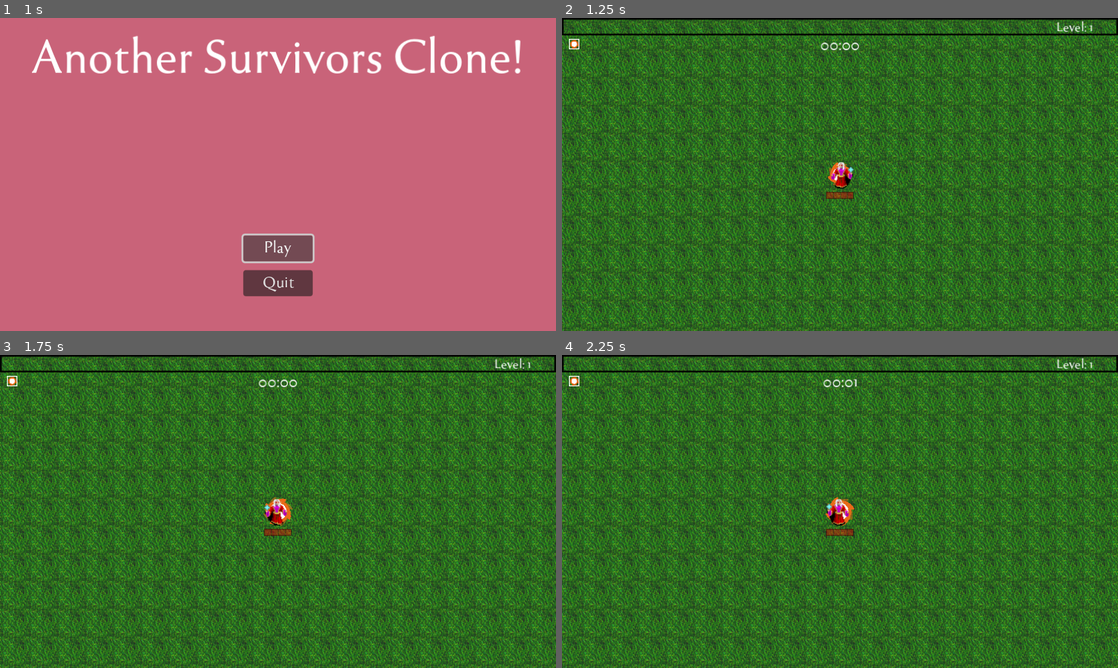
Above: before the commit, frames 1-4 (two rows, left to right).
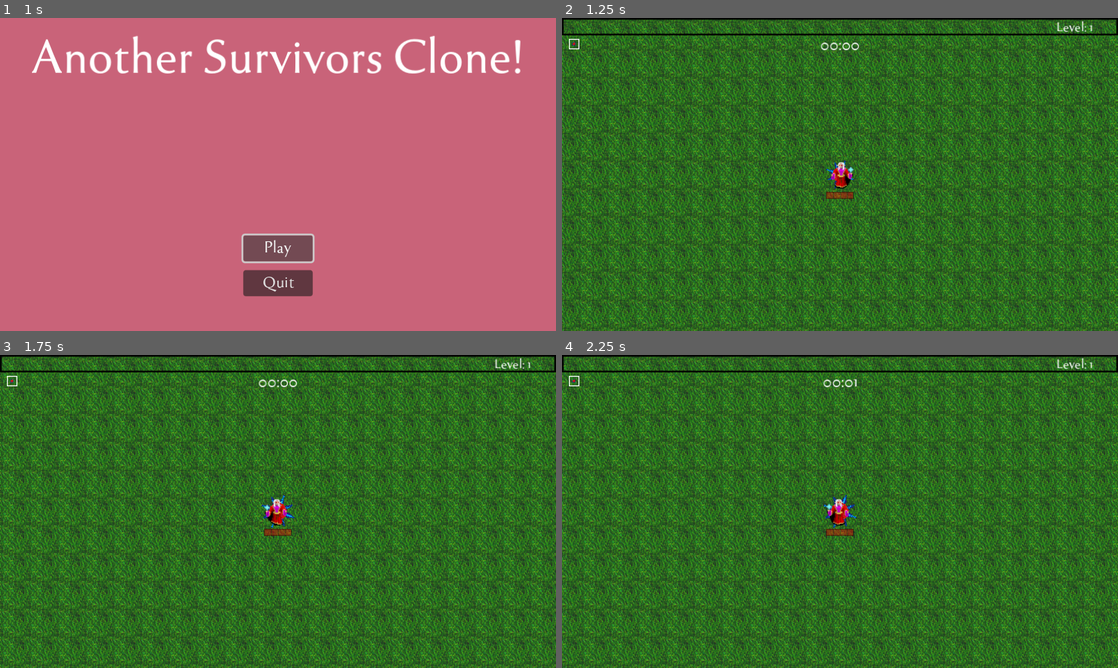
Above: after the commit, the same moments.

Repository: j-v-n/SurvivorsClone
Game: Godot game, scene res://TitleScreen/menu.tscn
The game is run twice, just before and just after one commit, with the same random seed, the same clock (stepped at 60 frames per second) and the same inputs. Sound files missing from this copy of the repository are replaced by a short silence.
Inputs (mouse positions are in pixels of both pictures, inside the frame that each line leads up to):
- Up to frame 1 (1 s): click "Play" at 0.5 s
- Up to frame 2 (1.25 s): no input
- Up to frame 3 (1.75 s): tap Enter at 1.25 s; move the mouse to (400, 495) at 1.27 s; hold D (right) from 1.28 s (still down); click (400, 495) at 1.35 s
- Up to frame 4 (2.25 s): release D (right) at 2 s; drag from (728, 527) to (840, 511) at 2.02 s

Frame 1 is identical in both runs. In frame 2, 0.1% of the frame differs, in the area x 1-53%, y 6-55%; in frame 3, 0.2%, in the area x 1-53%, y 6-56%; in frame 4, 0.2%.

Commit message:
updated spinning disc with new sprite

Diff:
--- a/Player/Attack/spinning_disc.gd
+++ b/Player/Attack/spinning_disc.gd
@@ -33,28 +33,28 @@
 			hp = 999
 			damage = 20
 			knockback_amount = 100
-			attack_size = 1.0 * (1 + player.spell_size)
+			attack_size = 2.0 * (1 + player.spell_size)
 			attack_speed = 5.0 * (1 + player.spell_cooldown)
 
 		2:
 			hp = 999
 			damage = 25
 			knockback_amount = 100
-			attack_size = 1.0 * (1 + player.spell_size)
+			attack_size = 2.0 * (1 + player.spell_size)
 			attack_speed = 5.0 * (1 + player.spell_cooldown)
 
 		3:
 			hp = 999
 			damage = 30
 			knockback_amount = 120
-			attack_size = 1.0 * (1 + player.spell_size)
+			attack_size = 2.0 * (1 + player.spell_size)
 			attack_speed = 5.0 * (1 + player.spell_cooldown)
 
 		4:
 			hp = 999
 			damage = 30
 			knockback_amount = 126
-			attack_size = 1.0 * (1 + player.spell_size)
+			attack_size = 2.0 * (1 + player.spell_size)
 			attack_speed = 5.0 * (1 + player.spell_cooldown)
 
 	attackTimer.wait_time = attack_speed
--- a/Player/Attack/spinning_disc.tscn
+++ b/Player/Attack/spinning_disc.tscn
@@ -1,10 +1,9 @@
 [gd_scene load_steps=7 format=3 uid="uid://bbxvrgxqf1sl8"]
 
-[ext_resource type="Texture2D" uid="uid://e5od0uowa2hn" path="res://Textures/Items/Weapons/disc.png" id="1_4igob"]
 [ext_resource type="Script" path="res://Player/Attack/spinning_disc.gd" id="1_87nhu"]
+[ext_resource type="Texture2D" uid="uid://dxn35rgn3vloq" path="res://Textures/Items/Weapons/spin_disc_v1.png" id="2_41co8"]
 
 [sub_resource type="CircleShape2D" id="CircleShape2D_a6wdq"]
-radius = 20.0
 
 [sub_resource type="Animation" id="Animation_wx6a3"]
 length = 0.001
@@ -15,15 +14,15 @@
 tracks/0/interp = 1
 tracks/0/loop_wrap = true
 tracks/0/keys = {
-"times": PackedFloat32Array(0),
-"transitions": PackedFloat32Array(1),
+"times": PackedFloat32Array(0, 0.001),
+"transitions": PackedFloat32Array(1, 1),
 "update": 0,
-"values": [0.0]
+"values": [0.0, 0.0]
 }
 
 [sub_resource type="Animation" id="Animation_ggbwp"]
 resource_name = "spin"
-length = 0.8
+length = 2.0
 loop_mode = 1
 tracks/0/type = "value"
 tracks/0/imported = false
@@ -32,10 +31,10 @@
 tracks/0/interp = 1
 tracks/0/loop_wrap = true
 tracks/0/keys = {
-"times": PackedFloat32Array(0, 0.2, 0.4, 0.6, 0.8),
-"transitions": PackedFloat32Array(1, 1, 1, 1, 1),
+"times": PackedFloat32Array(0, 0.5, 1, 1.5),
+"transitions": PackedFloat32Array(1, 1, 1, 1),
 "update": 0,
-"values": [0.0, 1.5708, 3.14159, 4.71239, 6.28319]
+"values": [0.0, 1.5708, 3.14159, 4.71239]
 }
 
 [sub_resource type="AnimationLibrary" id="AnimationLibrary_mah6w"]
@@ -54,7 +53,7 @@
 
 [node name="Sprite2D" type="Sprite2D" parent="."]
 scale = Vector2(0.5, 0.5)
-texture = ExtResource("1_4igob")
+texture = ExtResource("2_41co8")
 
 [node name="CollisionShape2D" type="CollisionShape2D" parent="."]
 shape = SubResource("CircleShape2D_a6wdq")
--- a/Player/GUI/item_container.gd
+++ b/Player/GUI/item_container.gd
@@ -4,8 +4,8 @@
 
 func _ready():
 	if upgrade != null:
-		if upgrade in ["disc1", "disc2", "disc3", "disc4"]:
-			$ItemTexture.texture = load(UpgradeDb.UPGRADES[upgrade]["icon"])
-			$ItemTexture.scale = Vector2(0.16, 0.16)
-		else:
-			$ItemTexture.texture = load(UpgradeDb.UPGRADES[upgrade]["icon"])
+		# if upgrade in ["disc1", "disc2", "disc3", "disc4"]:
+		# 	$ItemTexture.texture = load(UpgradeDb.UPGRADES[upgrade]["icon"])
+		# 	$ItemTexture.scale = Vector2(1.5, 1.5)
+		# else:
+		$ItemTexture.texture = load(UpgradeDb.UPGRADES[upgrade]["icon"])
--- a/Utility/item_option.gd
+++ b/Utility/item_option.gd
@@ -4,7 +4,6 @@
 @onready var labelDescription = $label_desc
 @onready var labelLevel = $label_level
 @onready var itemIcon = $ColorRect/ItemIcon
-
 
 
 var mouse_over = false
@@ -15,7 +14,7 @@
 signal selected_upgrade(upgrade)
 
 func _ready():
-	connect("selected_upgrade",Callable(player,"upgrade_character"))
+	connect("selected_upgrade", Callable(player, "upgrade_character"))
 
 	if item == null:
 		item = "food"
@@ -23,11 +22,11 @@
 	labelName.text = UpgradeDb.UPGRADES[item]["displayname"]
 	labelDescription.text = UpgradeDb.UPGRADES[item]["details"]
 	labelLevel.text = UpgradeDb.UPGRADES[item]["level"]
-	if item in ["disc1","disc2","disc3","disc4"]:
-		itemIcon.texture = load(UpgradeDb.UPGRADES[item]["icon"])
-		itemIcon.scale = Vector2(0.35,0.35)
-	else:
-		itemIcon.texture = load(UpgradeDb.UPGRADES[item]["icon"])
+	# if item in ["disc1", "disc2", "disc3", "disc4"]:
+	# 	itemIcon.texture = load(UpgradeDb.UPGRADES[item]["icon"])
+	# 	itemIcon.scale = Vector2(0.5, 0.5)
+	# else:
+	itemIcon.texture = load(UpgradeDb.UPGRADES[item]["icon"])
 
 
 func _input(event):
--- a/Utility/item_option.tscn
+++ b/Utility/item_option.tscn
@@ -2,7 +2,7 @@
 
 [ext_resource type="Script" path="res://Utility/item_option.gd" id="1_i08ou"]
 [ext_resource type="FontFile" uid="uid://bm3i5odnir43l" path="res://Font/tenderness.otf" id="2_7anjc"]
-[ext_resource type="Texture2D" uid="uid://e5od0uowa2hn" path="res://Textures/Items/Weapons/disc.png" id="2_pwq5k"]
+[ext_resource type="Texture2D" uid="uid://dxn35rgn3vloq" path="res://Textures/Items/Weapons/spin_disc_v1.png" id="2_pn2rv"]
 
 [node name="ItemOption" type="ColorRect"]
 custom_minimum_size = Vector2(180, 50)
@@ -34,7 +34,7 @@
 grow_horizontal = 2
 grow_vertical = 2
 scale = Vector2(0.35, 0.35)
-texture = ExtResource("2_pwq5k")
+texture = ExtResource("2_pn2rv")
 
 [node name="label_name" type="Label" parent="."]
 layout_mode = 0
--- a/Utility/upgrade_db.gd
+++ b/Utility/upgrade_db.gd
@@ -100,14 +100,14 @@
 		"type": "weapon"
 	},
 	"disc1": {
-		"icon": WEAPON_PATH + "disc.png",
+		"icon": WEAPON_PATH + "spin_disc_v1.png",
 		"displayname": "Disc",
 		"details": "A spinning disc is created below the player and attacks an enemies close to the player",
 		"level": "Level: 1",
 		"prerequisite": [],
 		"type": "weapon"},
 	"disc2": {
-		"icon": WEAPON_PATH + "disc.png",
+		"icon": WEAPON_PATH + "spin_disc_v1.png",
 		"displayname": "Disc",
 		"details": "Damage increases by 25%",
 		"level": "Level: 2",
@@ -115,7 +115,7 @@
 		"type": "weapon"
 	},
 	"disc3": {
-		"icon": WEAPON_PATH + "disc.png",
+		"icon": WEAPON_PATH + "spin_disc_v1.png",
 		"displayname": "Disc",
 		"details": "Additional increase and knockback each by 20%",
 		"level": "Level: 3",
@@ -123,7 +123,7 @@
 		"type": "weapon"
 	},
 	"disc4": {
-		"icon": WEAPON_PATH + "disc.png",
+		"icon": WEAPON_PATH + "spin_disc_v1.png",
 		"displayname": "Disc",
 		"details": "Additional knockback increase by 5%",
 		"level": "Level: 4",
Binary file added: Textures/Items/Weapons/spin_disc_v1.png
Not shown, changed: kanban_tasks_data.kanban
